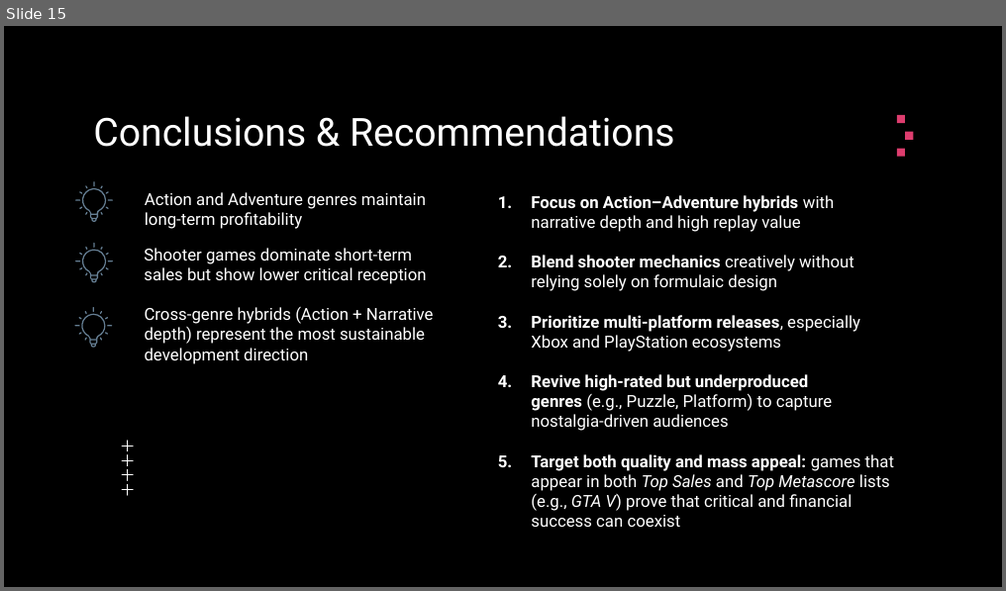
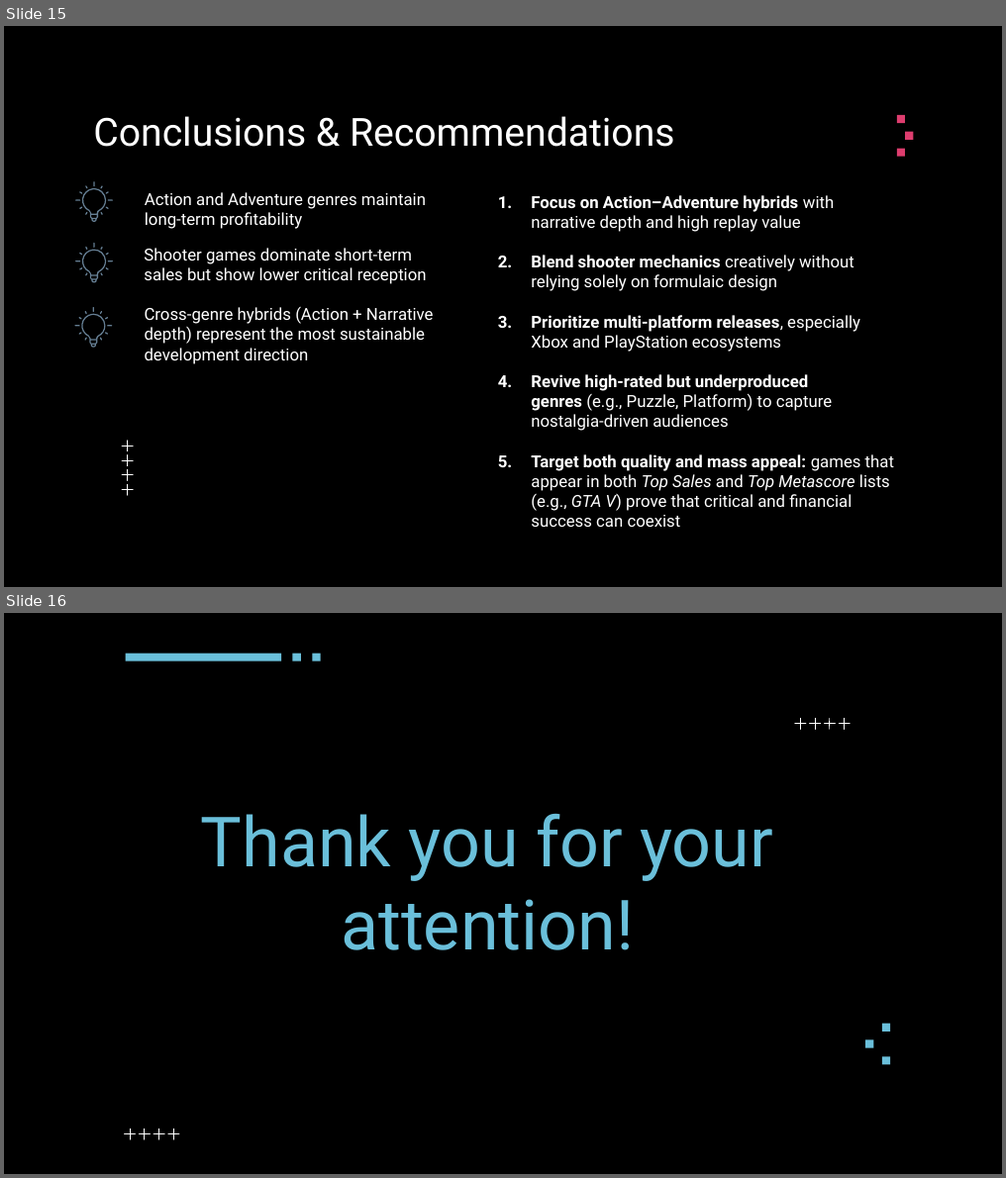
Before and after one commit to ilvadol/cypro_finalproject, a slide deck: Video Game Market Analys.pptx. Shown one above the other, each under a label of ours: slide 15 before the commit, slides 15 and 16 after it. The pictures are 1006x591 and 1006x1178 pixels, drawn with LibreOffice and Linux fonts; fonts in the diff are those of the drawing; background and template pictures are left out. Boxes give left, top, right and bottom in pixels: in the first picture for what was removed or moved away, otherwise in the second. Text is boxed around its words. In the diff, an @@ line names an element or a change of style, - is before the commit and + after.

```diff
--- a/Video Game Market Analys.pptx
+++ b/Video Game Market Analys.pptx
@@ slide 16 added at [4, 613, 1002, 1174], background picture (left out) @@
@@ rectangle added at [126, 653, 281, 661], fill #6ABFDA @@
@@ rectangle added at [292, 653, 300, 661], fill #6ABFDA @@
@@ rectangle added at [312, 653, 321, 661], fill #6ABFDA @@
@@ group added at [793, 717, 852, 732]: 4 plus signs @@
@@ title added at [201, 813, 773, 951], 50 pt, text #6ABFDA @@
+Thank you for your attention!
@@ rectangle added at [882, 1023, 890, 1031], fill #6ABFDA @@
@@ rectangle added at [865, 1040, 873, 1048], fill #6ABFDA @@
@@ rectangle added at [882, 1058, 890, 1065], fill #6ABFDA @@
@@ group added at [123, 1127, 181, 1142]: 4 plus signs @@
```
Also in this commit, not shown: 1 slide changed.
